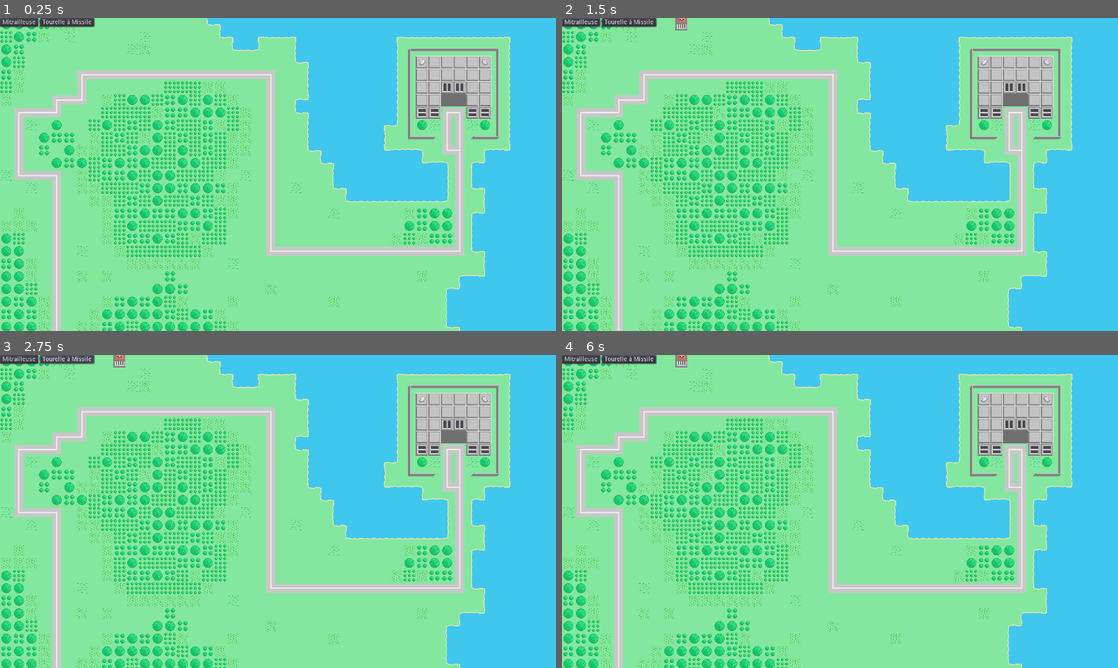
Above: before the commit, frames 1-4 (two rows, left to right).
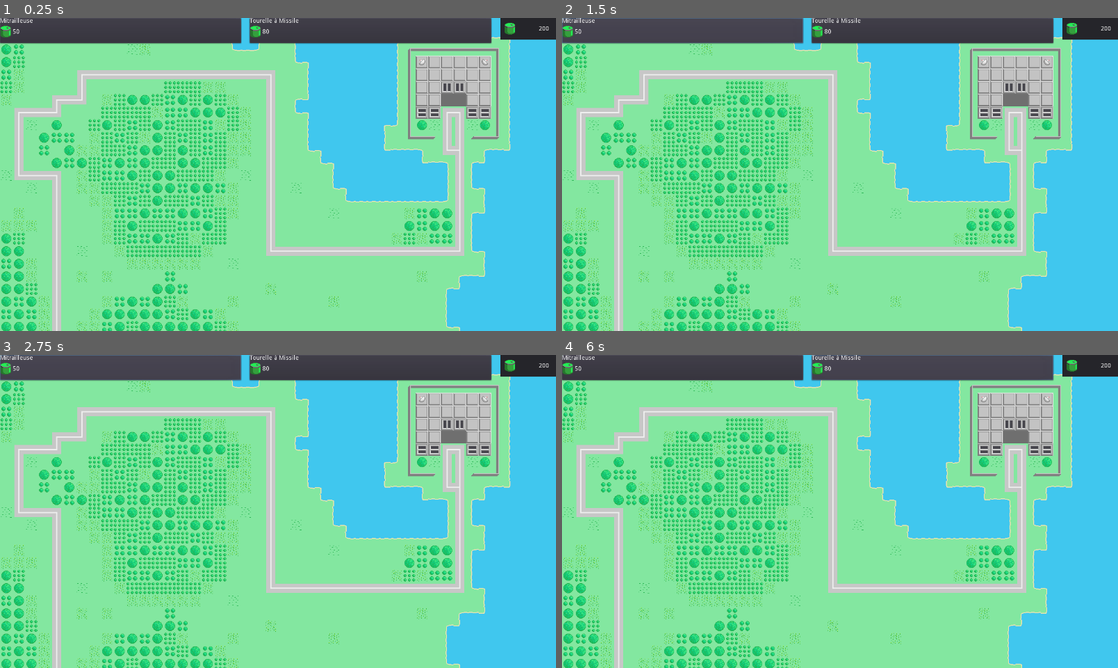
Above: after the commit, the same moments.

Repository: yoru-san/formation-ia-tower-defense
Game: Godot game, scene res://Main.tscn
Two runs of this game, one before a commit and one after it. Both use one fixed random seed, a clock stepped at 60 frames per second and the inputs below.
Inputs (mouse positions are in pixels of both pictures, inside the frame that each line leads up to):
- Up to frame 1 (0.25 s): no input
- Up to frame 2 (1.5 s): click (578, 21) at 0.5 s, where only the run before the commit has a clickable "Mitrailleuse"; click (684, 30) at 1.27 s
- Up to frame 3 (2.75 s): click (66, 358) at 2 s, where only the run before the commit has a clickable "Tourelle à Missile"
- Up to frame 4 (6 s): click (934, 367) at 2.77 s; click (578, 358) at 3.5 s, where only the run before the commit has a clickable "Mitrailleuse"; click (684, 367) at 4.27 s; click (628, 358) at 5 s, where only the run before the commit has a clickable "Tourelle à Missile"; click (934, 367) at 5.77 s

The runs differ from the first frame. In frame 1, 7.5% of the frame differs, in the area x 0-100%, y 0-9%; in frame 2, 7.6%; in frame 3, 7.6%; in frame 4, 7.6%.

Commit message:
money implementation

Diff:
--- a/Main.tscn
+++ b/Main.tscn
@@ -1,19 +1,23 @@
-[gd_scene load_steps=8 format=2]
+[gd_scene load_steps=10 format=2]
 
 [ext_resource path="res://maps/Level1.tscn" type="PackedScene" id=1]
 [ext_resource path="res://scripts/Main.gd" type="Script" id=2]
 [ext_resource path="res://entities/Buildings/Missile Tower.tscn" type="PackedScene" id=3]
 [ext_resource path="res://entities/Buildings/Gun Tower.tscn" type="PackedScene" id=4]
 [ext_resource path="res://scripts/BuildingUI.gd" type="Script" id=5]
+[ext_resource path="res://sprites/barrel.tres" type="Texture" id=6]
+[ext_resource path="res://scripts/MoneyUI.gd" type="Script" id=7]
 [ext_resource path="res://scripts/DebugDrawing.gd" type="Script" id=8]
 [ext_resource path="res://scripts/UI.gd" type="Script" id=11]
 
 [node name="Main" type="Node2D"]
 script = ExtResource( 2 )
 towers = [ {
+"cost": 50,
 "name": "Mitrailleuse",
 "scene": ExtResource( 4 )
 }, {
+"cost": 80,
 "name": "Tourelle à Missile",
 "scene": ExtResource( 3 )
 } ]
@@ -25,6 +29,99 @@
 
 [node name="UI" type="CanvasLayer" parent="."]
 script = ExtResource( 11 )
+
+[node name="Buildings" type="HBoxContainer" parent="UI"]
+margin_right = 1131.0
+margin_bottom = 58.0
+size_flags_horizontal = 0
+size_flags_vertical = 0
+custom_constants/separation = 20
+script = ExtResource( 5 )
+__meta__ = {
+"_edit_use_anchors_": false
+}
+building_item = NodePath("Building")
+
+[node name="Building" type="Button" parent="UI/Buildings"]
+margin_right = 1131.0
+margin_bottom = 58.0
+grow_horizontal = 2
+size_flags_horizontal = 15
+size_flags_vertical = 3
+custom_constants/hseparation = 0
+
+[node name="VBoxContainer" type="VBoxContainer" parent="UI/Buildings/Building"]
+size_flags_vertical = 3
+__meta__ = {
+"_edit_use_anchors_": false
+}
+
+[node name="Label" type="Label" parent="UI/Buildings/Building/VBoxContainer"]
+margin_right = 109.0
+margin_bottom = 14.0
+text = "Example building"
+__meta__ = {
+"_edit_use_anchors_": false
+}
+
+[node name="HBoxContainer" type="HBoxContainer" parent="UI/Buildings/Building/VBoxContainer"]
+margin_top = 18.0
+margin_right = 109.0
+margin_bottom = 46.0
+__meta__ = {
+"_edit_use_anchors_": false
+}
+
+[node name="TextureRect" type="TextureRect" parent="UI/Buildings/Building/VBoxContainer/HBoxContainer"]
+margin_right = 25.0
+margin_bottom = 28.0
+texture = ExtResource( 6 )
+__meta__ = {
+"_edit_use_anchors_": false
+}
+
+[node name="Label" type="Label" parent="UI/Buildings/Building/VBoxContainer/HBoxContainer"]
+margin_left = 29.0
+margin_top = 7.0
+margin_right = 53.0
+margin_bottom = 21.0
+text = "999"
+
+[node name="Money" type="Panel" parent="UI"]
+anchor_left = 0.9
+anchor_right = 1.0
+margin_bottom = 50.0
+size_flags_horizontal = 0
+size_flags_vertical = 3
+script = ExtResource( 7 )
+__meta__ = {
+"_edit_use_anchors_": false
+}
+
+[node name="Label" type="Label" parent="UI/Money"]
+anchor_left = 1.0
+anchor_top = 0.5
+anchor_right = 1.0
+anchor_bottom = 0.5
+margin_left = -40.0
+margin_top = -7.0
+margin_bottom = 7.0
+text = "999"
+__meta__ = {
+"_edit_use_anchors_": false
+}
+
+[node name="TextureRect" type="TextureRect" parent="UI/Money"]
+anchor_top = 0.5
+anchor_bottom = 0.5
+margin_left = 9.0
+margin_top = -14.0
+margin_right = 25.0
+margin_bottom = 14.0
+texture = ExtResource( 6 )
+__meta__ = {
+"_edit_use_anchors_": false
+}
 
 [node name="Defeat" type="Panel" parent="UI"]
 visible = false
@@ -105,19 +202,5 @@
 __meta__ = {
 "_edit_use_anchors_": false
 }
-
-[node name="Buildings" type="HBoxContainer" parent="UI"]
-margin_right = 121.0
-margin_bottom = -20.0
-script = ExtResource( 5 )
-__meta__ = {
-"_edit_use_anchors_": false
-}
-building_item = NodePath("Building")
-
-[node name="Building" type="Button" parent="UI/Buildings"]
-margin_right = 121.0
-margin_bottom = 20.0
-text = "Example building"
 [connection signal="button_up" from="UI/Defeat/VBoxContainer/Button" to="UI" method="on_restart"]
 [connection signal="button_up" from="UI/Victory/VBoxContainer/Button" to="UI" method="on_restart"]
--- a/entities/Buildings/Gun Tower.tscn
+++ b/entities/Buildings/Gun Tower.tscn
@@ -36,5 +36,5 @@
 collision_mask = 4
 script = ExtResource( 4 )
 attack_range = 150.0
-attack_speed = 4.0
+attack_speed = 3.0
 projectile = ExtResource( 3 )
--- a/entities/Buildings/Missile Tower.tscn
+++ b/entities/Buildings/Missile Tower.tscn
@@ -34,5 +34,6 @@
 collision_layer = 0
 collision_mask = 4
 script = ExtResource( 4 )
+attack_range = 400.0
 attack_speed = 0.25
 projectile = ExtResource( 3 )
--- a/entities/Enemies/ArmoredCar.tscn
+++ b/entities/Enemies/ArmoredCar.tscn
@@ -30,5 +30,5 @@
 collision_mask = 10
 script = ExtResource( 4 )
 attack_range = 150.0
-attack_speed = 2.0
+attack_speed = 3.0
 projectile = ExtResource( 3 )
--- a/entities/Enemies/Tank.tscn
+++ b/entities/Enemies/Tank.tscn
@@ -30,5 +30,5 @@
 collision_layer = 0
 collision_mask = 8
 script = ExtResource( 4 )
-attack_speed = 0.5
+attack_speed = 0.75
 projectile = ExtResource( 3 )
--- a/entities/Projectiles/Bullet.tscn
+++ b/entities/Projectiles/Bullet.tscn
@@ -8,7 +8,6 @@
 
 [node name="Bullet" type="Area2D"]
 script = ExtResource( 2 )
-damage = 1.0
 speed = 150.0
 duration = 2.0
 
--- a/entities/Projectiles/Missile.tscn
+++ b/entities/Projectiles/Missile.tscn
@@ -8,9 +8,9 @@
 
 [node name="Missile" type="Area2D"]
 script = ExtResource( 2 )
-damage = 5.0
-speed = 65.0
-duration = 5.0
+damage = 8.0
+speed = 55.0
+duration = 10.0
 
 [node name="Sprite" type="Sprite" parent="."]
 texture = ExtResource( 1 )
--- a/scripts/BuildingUI.gd
+++ b/scripts/BuildingUI.gd
@@ -9,7 +9,8 @@
 	for index in range(main.towers.size()):
 		var button = get_node(building_item).duplicate()
 		add_child(button)
-		button.text = main.towers[index].name
+		button.get_node("VBoxContainer/Label").text = main.towers[index].name
+		button.get_node("VBoxContainer/HBoxContainer/Label").text = String(main.towers[index].cost)
 		button.connect("pressed", self, "_on_button", [index])
 	get_node(building_item).queue_free()
 
--- a/scripts/Enemy.gd
+++ b/scripts/Enemy.gd
@@ -4,6 +4,7 @@
 export (float) var speed = 1
 export (float) var hitpoints = 20
 export (String) var dijkstra
+export (int) var reward = 30
 var destination
 var world
 
@@ -28,6 +29,9 @@
 	hitpoints -= amount
 	if (hitpoints <= 0):
 		queue_free()
+		var main = get_node("/root/Main")
+		# on donne la récompense au joueur pour avoir tué un ennemi
+		main.money += reward
 
 func _exit_tree():
 	world.remove_enemy(self)
--- a/scripts/Main.gd
+++ b/scripts/Main.gd
@@ -6,13 +6,19 @@
 var state = "playing" setget state_set
 var current_map
 var tower_index = 0
+var money setget money_set
 
 signal state_change(state)
 signal scene_change(scene)
+signal money_change(amount)
 
 func state_set(new_value):
 	state = new_value
 	emit_signal("state_change", state)
+
+func money_set(new_value):
+	money = new_value
+	emit_signal("money_change", money)
 
 func _ready():
 	set_map(map)
@@ -21,13 +27,18 @@
 	if !world: return
 	if event is InputEventMouseButton:
 		if event.button_index == BUTTON_LEFT && event.pressed && towers.size():
+			var cost = towers[tower_index].cost
+			if cost > money: return
+			money_set(money - cost)
 			var new_tower = towers[tower_index].scene.instance()
+			new_tower.menu_index = tower_index
 			world.add_entity(new_tower, event.position)
 		if event.button_index == BUTTON_RIGHT && event.pressed:
 			var tile_pos = world.tile_map.world_to_map(event.position)
 			if tile_pos.x > 0 && tile_pos.x < world.width && tile_pos.y > 0 && tile_pos.y < world.height && world.entities[tile_pos.x][tile_pos.y]:
 				var entity = world.entities[tile_pos.x][tile_pos.y]
 				if entity is Tower:
+					money_set(money + towers[entity.menu_index].cost / 2)
 					world.remove_entity(entity)
 	if Input.is_action_just_pressed("toggle_debug"):
 		get_node("DebugDrawing").cycle()
@@ -38,5 +49,6 @@
 	if world: world.queue_free()
 	world = scene.instance()
 	current_map = scene
+	money_set(world.starting_money)
 	add_child(world)
 	emit_signal("scene_change", world)
--- /dev/null
+++ b/scripts/MoneyUI.gd
@@ -0,0 +1,10 @@
+extends Panel
+
+
+
+# Called when the node enters the scene tree for the first time.
+func _ready():
+	get_node("/root/Main").connect("money_change", self, "_on_money")
+
+func _on_money(amount):
+	get_node("Label").text = String(amount)
--- a/scripts/Tower.gd
+++ b/scripts/Tower.gd
@@ -1,5 +1,7 @@
 extends TileMapEntity
 class_name Tower
+
+var menu_index
 
 # Called when the node enters the scene tree for the first time.
 func _ready():
--- a/scripts/World.gd
+++ b/scripts/World.gd
@@ -2,6 +2,7 @@
 
 export (int) var width = 64
 export (int) var height = 64
+export (int) var starting_money = 200
 export var movement_costs = {}
 var entities = []
 var tile_map
@@ -139,13 +140,14 @@
 
 func remove_enemy(enemy):
 	enemies.erase(enemy)
+	var main = get_node("/root/Main")
 	# s'il n'y a plus d'ennemis, et que tous les spawners ont
 	# terminé toutes leurs vagues, on a gagné
 	if enemies.size(): return
 	for spawner in spawners:
 		if spawner.wave_index < spawner.waves.size(): return
 	print_debug("Victory!")
-	get_node("/root/Main").state = "victorious"
+	main.state = "victorious"
 
 func _on_defeat():
 	if !is_inside_tree(): return
--- /dev/null
+++ b/sprites/barrel.tres
@@ -0,0 +1,7 @@
+[gd_resource type="AtlasTexture" load_steps=2 format=2]
+
+[ext_resource path="res://sprites/M484VerticalShmupSet2-30x30.png" type="Texture" id=1]
+
+[resource]
+atlas = ExtResource( 1 )
+region = Rect2( 104, 302, 25, 28 )
